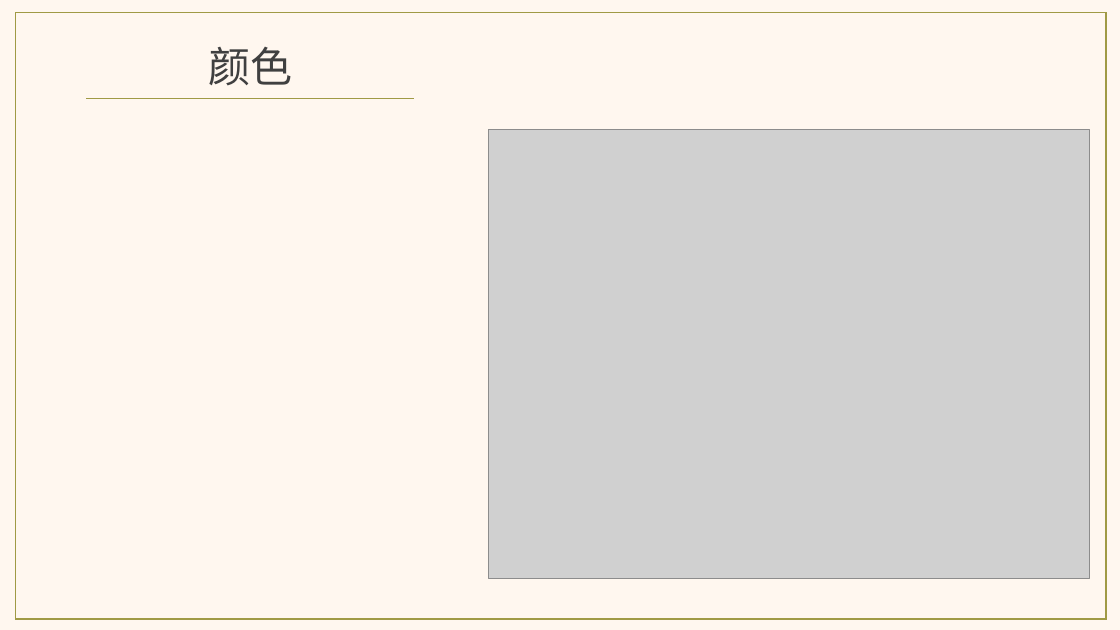
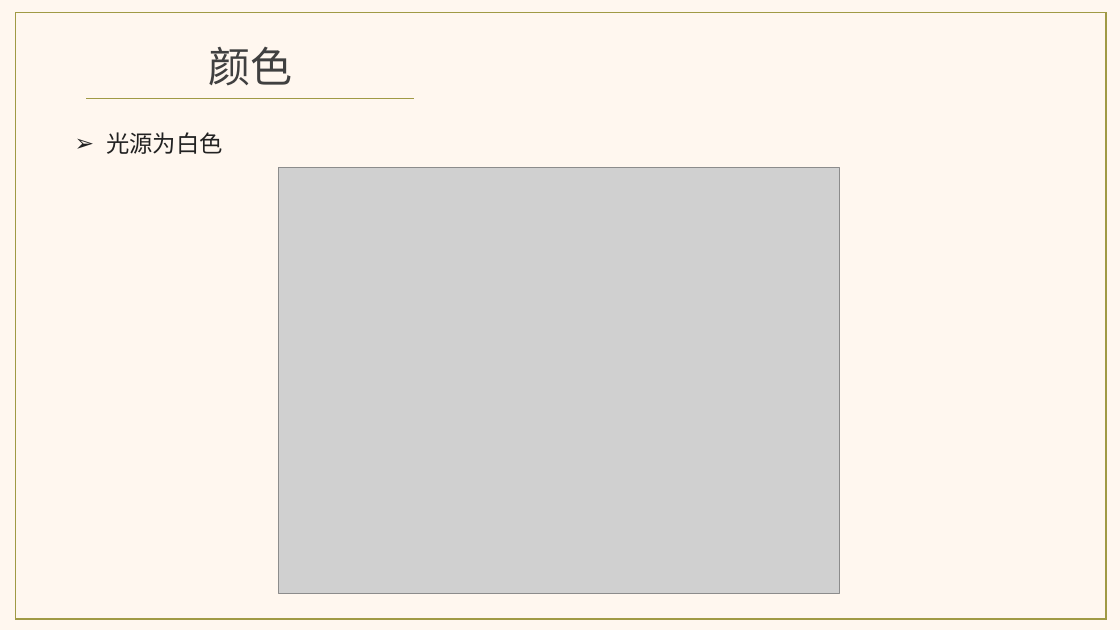
Before and after one commit to aliwanzi/Learn_OpenGL, a slide deck: slide 9 of resources/doc/LearnOpenGL_02.pptx. Drawn at 1120x630 pixels with LibreOffice and Linux fonts; fonts in the diff are those of the drawing; grey boxes stand for pictures. Boxes give left, top, right and bottom in pixels: in the first picture for what was removed or moved away, otherwise in the second. Text is boxed around its words. In the diff, an @@ line names an element or a change of style, - is before the commit and + after.

```diff
--- a/resources/doc/LearnOpenGL_02.pptx
+++ b/resources/doc/LearnOpenGL_02.pptx
@@ text added at [106, 132, 223, 154], 20 pt, text #222222 @@
+➢ 光源为白色
@@ picture: place and size @@
-picture at [489, 129, 1090, 578]
+picture at [279, 168, 840, 594]
```
Also in this commit, not shown: 17 other slides changed, 11 slides added, 3 slides removed.
